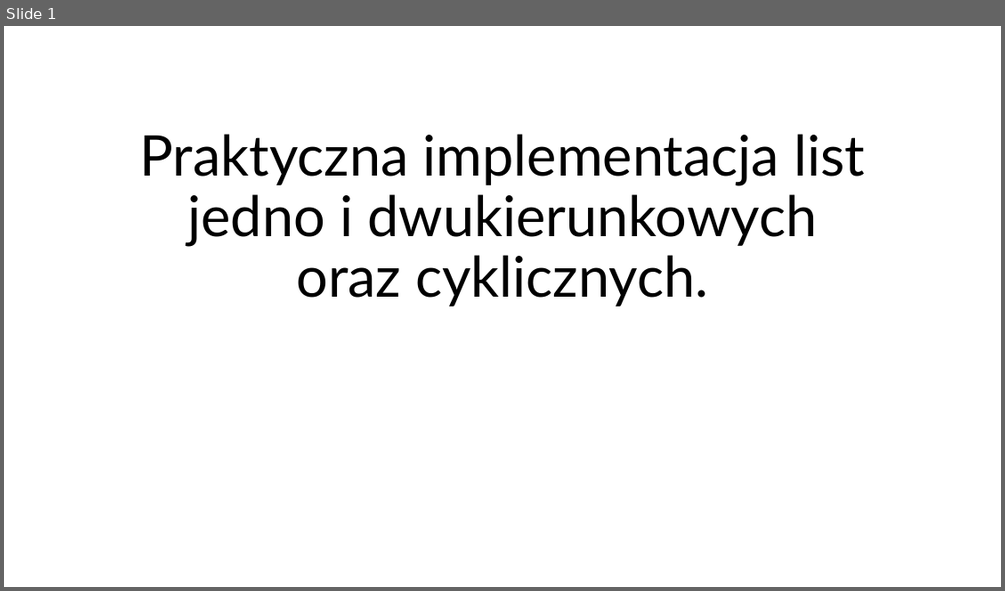
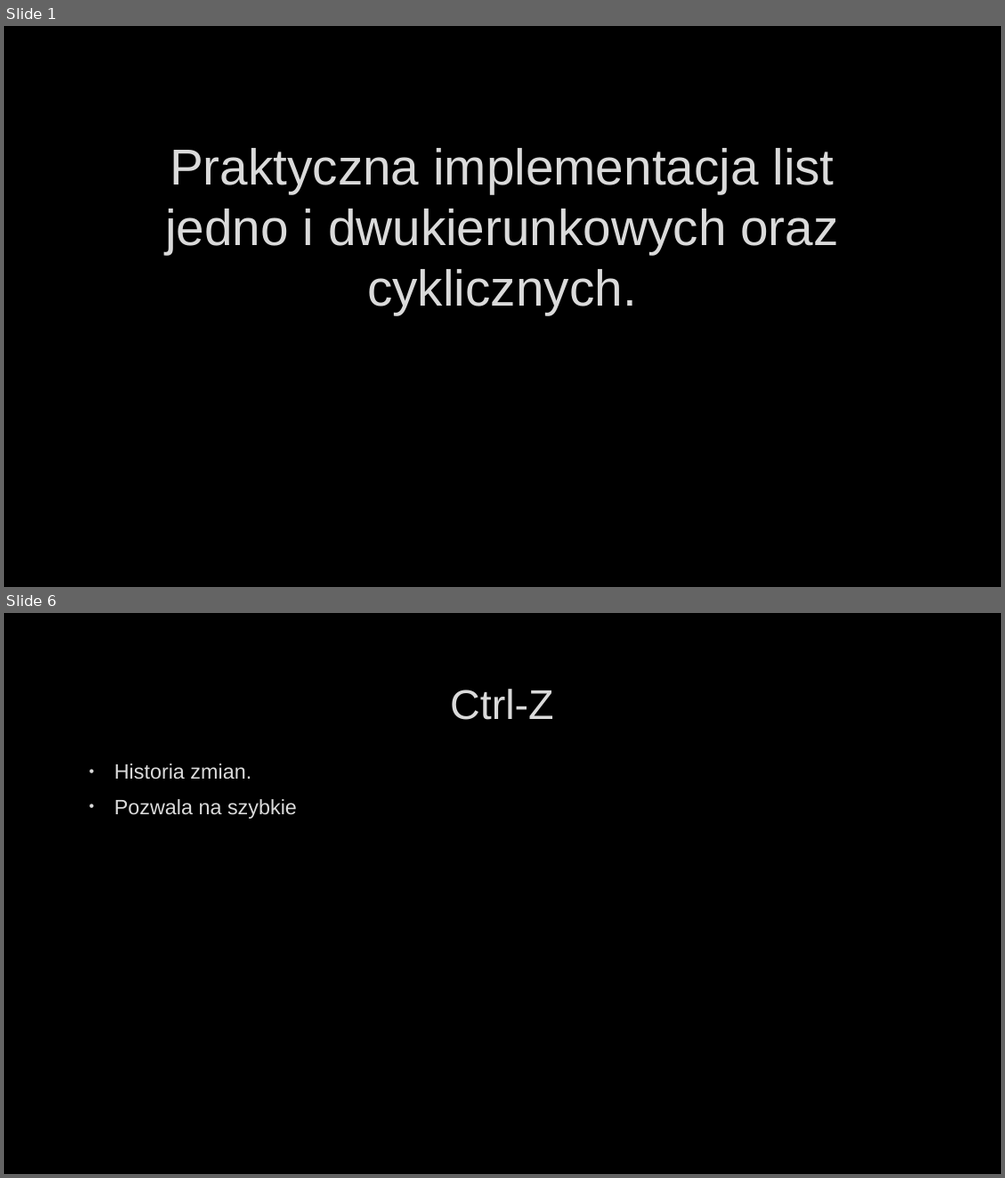
Before and after one commit to 31290/31290_cpp, a slide deck: zadanie_01/lists_imp/dojebanaprezentacjaolistachidlaczegomojaimplementacjajestlepszaastdssiepale.pptx. Shown one above the other, each under a label of ours: slide 1 before the commit, slides 1 and 6 after it; the slides between them are not shown. The pictures are 1005x591 and 1005x1178 pixels, drawn with LibreOffice and Linux fonts; fonts in the diff are those of the drawing; background and template pictures are left out. Boxes give left, top, right and bottom in pixels: in the first picture for what was removed or moved away, otherwise in the second. Text is boxed around its words. In the diff, an @@ line names an element or a change of style, - is before the commit and + after.

```diff
--- a/zadanie_01/lists_imp/dojebanaprezentacjaolistachidlaczegomojaimplementacjajestlepszaastdssiepale.pptx
+++ b/zadanie_01/lists_imp/dojebanaprezentacjaolistachidlaczegomojaimplementacjajestlepszaastdssiepale.pptx
@@ slide 6 added at bbox=[4, 613, 1001, 1174], background picture (left out) @@
@@ title added at bbox=[450, 689, 553, 720], 40 pt, text #DADADA @@
+Ctrl-Z
@@ text added at bbox=[114, 763, 297, 819], 20 pt, text #DADADA @@
+• Historia zmian.
+• Pozwala na szybkie
@@ slide 1 changed as well @@
@@ background #FFFFFF to picture (left out) @@
@@ title "Praktyczna implementacja list jedno i ...": place and size @@
-title "Praktyczna implementacja list jedno i ..." at bbox=[140, 134, 865, 306]
+title "Praktyczna implementacja list jedno i ..." at bbox=[165, 148, 838, 315]
@@ title "Praktyczna implementacja list jedno i ..." at bbox=[165, 148, 838, 315]: size 54 to 48.6 pt, font Lato to Arial, text colour #000000 to #DADADA, letter outline none to #404040 0.75 pt; line spacing 0.9 to 1 @@
```
Also in this commit, not shown: 5 other slides added, 2 slides removed.
